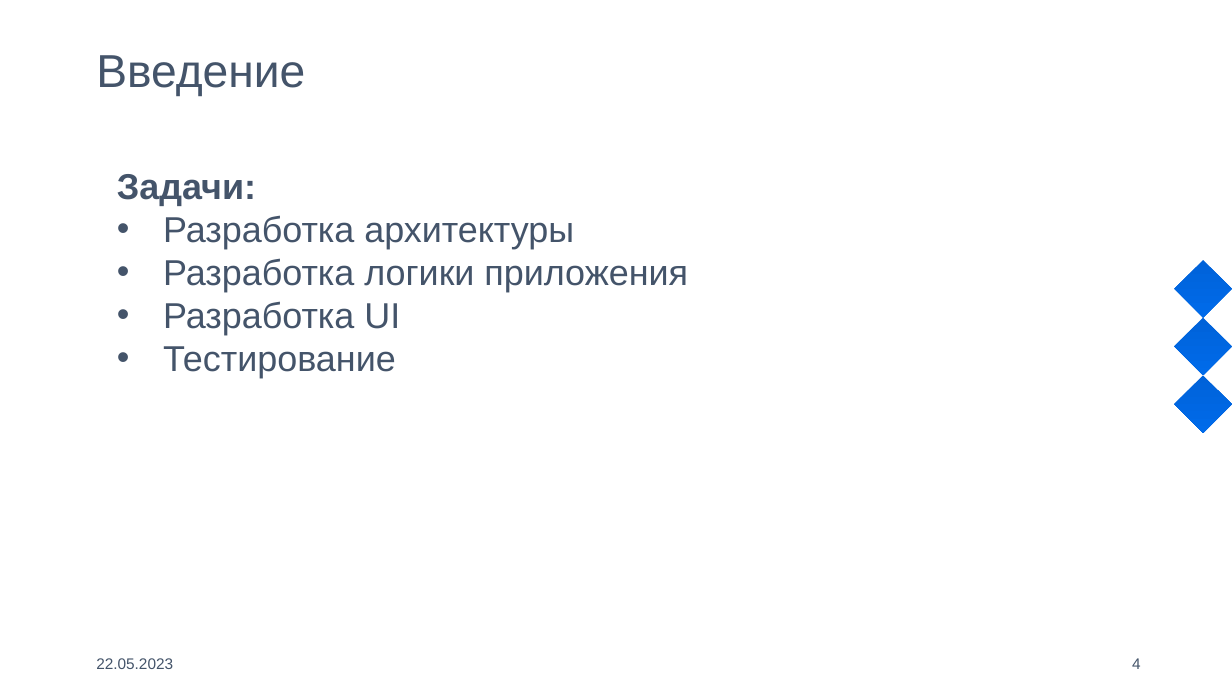
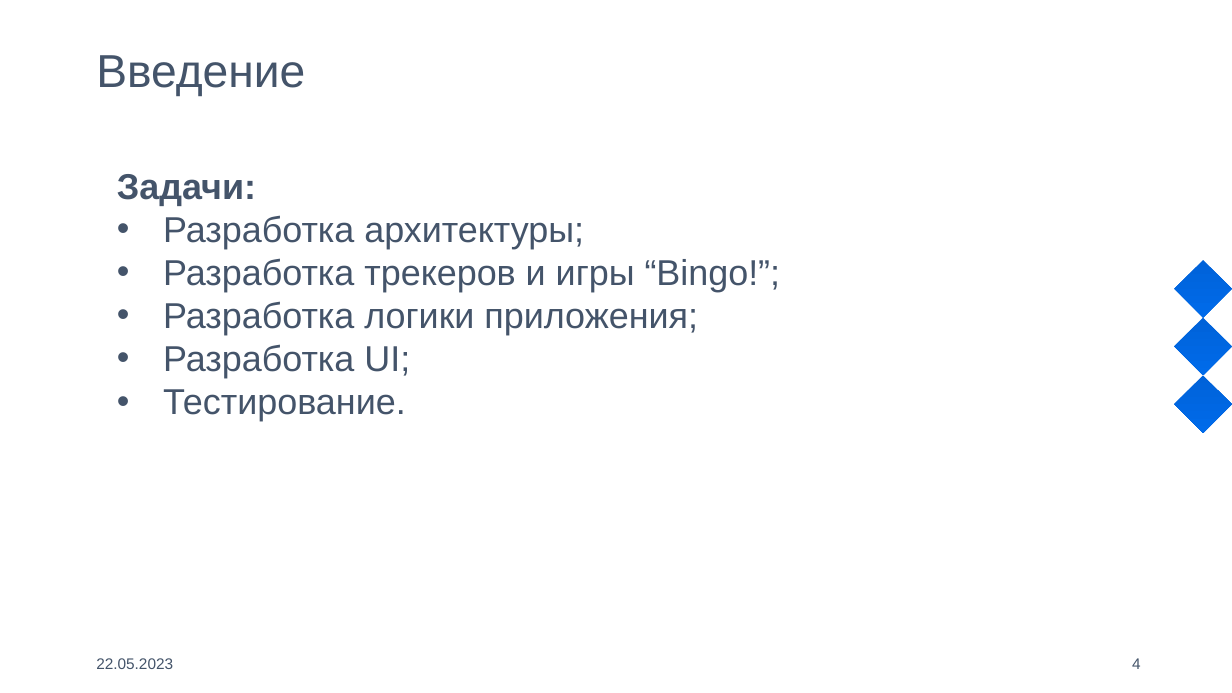
Before and after one commit to Vova-SH/SamsungGraduationWorks, a slide deck: slide 4 of 2023/Projects/Кауфман Яна и Пономарев Арсений/tracksandbingo.pptx. Drawn at 1232x693 pixels with LibreOffice and Linux fonts; fonts in the diff are those of the drawing; background and template pictures are left out. Boxes give left, top, right and bottom in pixels: in the first picture for what was removed or moved away, otherwise in the second. Text is boxed around its words. In the diff, an @@ line names an element or a change of style, - is before the commit and + after.

```diff
--- a/2023/Projects/Кауфман Яна и Пономарев Арсений/tracksandbingo.pptx
+++ b/2023/Projects/Кауфман Яна и Пономарев Арсений/tracksandbingo.pptx
@@ text at box(163, 215, 929, 421): text changed @@
-• Разработка архитектуры программы
-• Разработка логики приложения
-• Разработка UI
-• Тестирование
+• Разработка архитектуры;
+• Разработка трекеров и игры “Bingo!”;ограммы
+• Разработка логики приложения;
+• Разработка UI;
+• Тестирование.
```
Also in this commit, not shown: 5 other slides changed, 4 slides added, 1 slide removed, 33 other files.
